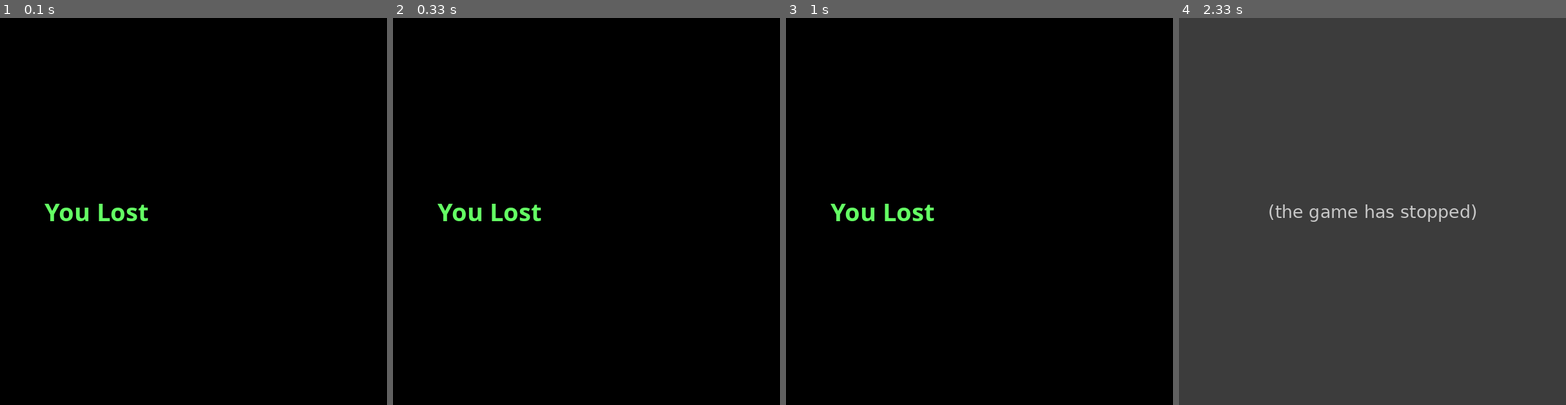
Above: before the commit, frames 1-4 (left to right).
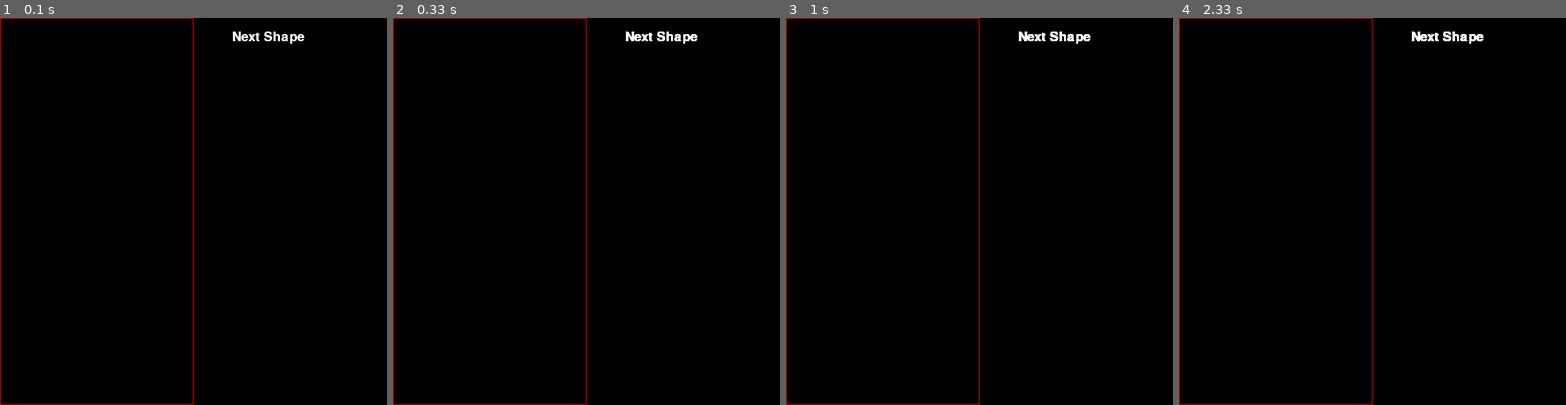
Above: after the commit, the same moments.

Repository: eazow/knowledge-hierarchy
Game: pygame game, started from python/games/tetris/tetris.py
Two runs of this game, one before a commit and one after it. Both use one fixed random seed, a clock stepped at 60 frames per second and the inputs below.
Inputs:
- Up to frame 1 (0.1 s): no input
- Up to frame 2 (0.33 s): no input
- Up to frame 3 (1 s): tap Space at 0.33 s; hold Right from 0.67 s (still down)
- Up to frame 4 (2.33 s): release Right at 1.13 s; hold Up 1.17-1.63 s; hold Left from 2.17 s (still down)

The runs differ from the first frame. In frame 1, 1.3% of the frame differs, in the area x 0-79%, y 0-100%; in frame 2, 1.3%; in frame 3, 1.3%; in frame 4, 100%, in the area x 0-100%, y 0-100%.
Before the commit the program exited at 2 s; later frames show no game.

Commit message:
Update tetris

Diff:
--- a/python/games/tetris/conf.py
+++ b/python/games/tetris/conf.py
@@ -35,3 +35,4 @@
     ASH = (100, 100, 100)
     CHARCOAL = (40, 40, 40)
     JET = (43, 43, 43)
+    BLACK = (0, 0, 0)
--- a/python/games/tetris/drawer.py
+++ b/python/games/tetris/drawer.py
@@ -9,19 +9,18 @@
     def draw_window(self, grid):
         for i in range(len(grid)):
             for j in range(len(grid[i])):
+                print(grid[i][j])
                 pygame.draw.rect(
                     self.window,
-                    grid[i][j],
+                    grid[i][j].value,
                     (j * 30, i * 30, 30, 30),
                     0,
                 )
 
-        self.draw_grid(20, 10)
+        self.draw_grid()
 
     def draw_text(self, text, size, color, x, y):
         font = pygame.font.SysFont("comicsansms", size, bold=True)
-        # font = pygame.font.SysFont("arial", 16)
-        print(pygame.font.get_fonts())
 
         label = font.render(text, True, (100, 255, 100))
 
@@ -31,23 +30,22 @@
         )
         self.window.blit(label, pos)
 
-    def draw_next_block(self, shape, surface):
+    def draw_next_block(self, block):
         font = pygame.font.SysFont("comicsans", 30)
         label = font.render("Next Shape", True, (255, 255, 255))
 
         sx = grid_width + 50
         sy = 50
-        format = shape.shapes[shape.rotation % len(shape.shapes)]
 
-        for i, line in enumerate(format):
+        for i, line in enumerate(block.coordinates):
             row = list(line)
             for j, column in enumerate(row):
                 if column == "0":
                     pygame.draw.rect(
-                        surface, shape.color, (sx + j * 30, sy + i * 30, 30, 30), 0
+                        self.window, block.color.value, (sx + j * 30, sy + i * 30, 30, 30), 0
                     )
 
-        surface.blit(label, (sx + 10, sy - 30))
+        self.window.blit(label, (sx + 10, sy - 30))
 
     def draw_grid(self):
         pygame.draw.rect(self.window, (255, 0, 0), (0, 0, grid_width, grid_height), 1)
--- a/python/games/tetris/grid.py
+++ b/python/games/tetris/grid.py
@@ -1,10 +1,10 @@
 from tetromino import Block
-from conf import cols, rows
+from conf import cols, rows, Color
 
 
 class Grid:
     def __init__(self):
-        self.colors_by_row_col = [[(0, 0, 0) for y in range(cols)] for x in range(rows)]
+        self.colors_by_row_col = [[Color.BLACK for y in range(cols)] for x in range(rows)]
 
         self.fall_time = 0
         self.locked_positions = {}
@@ -16,41 +16,39 @@
     def update_colors(self):
         for i in range(len(self.colors_by_row_col)):
             for j in range(len(self.colors_by_row_col[i])):
-                self.colors_by_row_col[i][j] = self.locked_positions.get((j, i), self.colors_by_row_col[i][j])
+                self.colors_by_row_col[i][j] = self.locked_positions.get(
+                    (j, i), self.colors_by_row_col[i][j]
+                )
 
     def is_game_over(self):
-        for x, y in self.locked_positions:
-            if y < 1:
+        print(self.locked_positions)
+        for col, row in self.locked_positions:
+            if row < 1:
                 return True
         return False
 
-    def check_rows(self, shape_pos):
+    def check_rows(self):
         if self.is_changing:
-
-            self.is_changing = False
 
             # call four times to check for multiple clear rows
             if self.grid.clear_rows(self.locked_positions):
                 self.add_score()
 
+            self.is_changing = False
+
     def fall_block(self):
         self.current_block.fall()
-        if (
-            not (valid_space(self.current_block, self.grid))
-            and self.current_block.row > 0
-        ):
+        if not self.valid_space() and self.current_block.row > 0:
             self.current_block.row -= 1
             self.is_changing = True
 
-            for pos in self.current_block.coordinates():
-                p = (pos[0], pos[1])
-                self.locked_positions[p] = self.current_block.color
+            for col, row in self.current_block.coordinates:
+                self.locked_positions[(col, row)] = self.current_block.color
 
-    def update(self):
         coordinates = self.current_block.coordinates
-        for x, y in coordinates:
-            if y > -1:
-                self.colors_by_row_col[y][x] = self.current_block.color
+        for col, row in coordinates:
+            if row > -1:
+                self.colors_by_row_col[row][col] = self.current_block.color
 
     def clear_rows(self, locked):
         # need to see if row is clear the shift every other row above down one
@@ -75,17 +73,19 @@
                     newKey = (x, y + inc)
                     locked[newKey] = locked.pop(key)
 
+    def valid_space(self):
+        accepted_positions = [
+            [
+                (col, row)
+                for col in range(cols)
+                if (col, row) not in self.locked_positions
+            ]
+            for row in range(rows)
+        ]
+        accepted_positions = [j for sub in accepted_positions for j in sub]
 
-def valid_space(shape, grid):
-    accepted_positions = [
-        [(j, i) for j in range(10) if grid[i][j] == (0, 0, 0)] for i in range(20)
-    ]
-    accepted_positions = [j for sub in accepted_positions for j in sub]
-    formatted = shape.coordinates()
-
-    for pos in formatted:
-        if pos not in accepted_positions:
-            if pos[1] > -1:
+        for pos in self.current_block.coordinates:
+            if pos not in accepted_positions and pos[1] > -1:
                 return False
 
-    return True
+        return True
--- a/python/games/tetris/handler.py
+++ b/python/games/tetris/handler.py
@@ -2,50 +2,44 @@
 
 import pygame
 
-from python.games.tetris.grid import valid_space
+
+def handle_key_down(grid):
+    grid.current_block.row += 1
+    if not grid.valid_space():
+        grid.current_block.row -= 1
 
 
-def handle_key_down(current_block, grid):
-    current_block.row += 1
-    if not valid_space(current_block, grid):
-        current_block.row -= 1
+def handle_key_space(grid):
+    while grid.valid_space():
+        grid.current_block.row += 1
+    # grid.current_block.row -= 1
 
 
-def handle_key_space(current_block, grid):
-    while valid_space(current_block, grid):
-        current_block.row += 1
-    current_block.row -= 1
+def handle_key_up(grid):  # rotate shape
+    grid.current_block.rotation = (grid.current_block.rotation + 1) % len(grid.current_block.shapes)
+    if not grid.valid_space():
+        grid.current_block.rotation = grid.current_block.rotation - 1 % len(grid.current_block.shapes)
 
 
-def handle_key_up(current_block, grid):  # rotate shape
-    current_block.rotation = current_block.rotation + 1 % len(
-        current_block.shapes
-    )
-    if not valid_space(current_block, grid):
-        current_block.rotation = current_block.rotation - 1 % len(
-            current_block.shapes
-        )
+def handle_key_right(grid):
+    grid.current_block.col += 1
+    if not grid.valid_space():
+        grid.current_block.col -= 1
 
 
-def handle_key_right(current_block, grid):
-    current_block.col += 1
-    if not valid_space(current_block, grid):
-        current_block.col -= 1
+def handle_key_left(grid):
+    grid.current_block.col -= 1
+    if not grid.valid_space():
+        grid.current_block.col += 1
 
 
-def handle_key_left(current_block, grid):
-    current_block.col -= 1
-    if not valid_space(current_block, grid):
-        current_block.col += 1
-
-
-def handle_event(event, grid, block):
+def handle_event(event, grid):
     if event.type == pygame.QUIT:
         pygame.display.quit()
         quit()
         sys.exit(0)
     if event.type == pygame.KEYDOWN:
-        handler_registry.get(event.key)(block, grid)
+        handler_registry.get(event.key)(grid)
 
 
 handler_registry = {
@@ -53,5 +47,5 @@
     pygame.K_RIGHT: handle_key_right,
     pygame.K_UP: handle_key_up,
     pygame.K_DOWN: handle_key_down,
-    pygame.K_SPACE: handle_key_space
+    pygame.K_SPACE: handle_key_space,
 }
--- a/python/games/tetris/mixins.py
+++ b/python/games/tetris/mixins.py
@@ -3,17 +3,15 @@
 
 
 class ScoreRecorder:
-    def __init__(self):
-        self.score = 0
+    score = 0
 
     def add_score(self):
         self.score += 10
 
 
-class ClockMixin:
-    def __init__(self):
-        self.clock = pygame.time.Clock()
-        self.time_passed = 0
+class ClockMixin(object):
+    clock = pygame.time.Clock()
+    time_passed = 0
 
     def can_fall(self):
         self.clock.tick(30)
@@ -25,7 +23,7 @@
         return False
 
 
-class PygameMixin:
+class PygameMixin(object):
     def __init__(self):
         pygame.init()
         pygame.font.init()
--- a/python/games/tetris/tetris.py
+++ b/python/games/tetris/tetris.py
@@ -10,24 +10,25 @@
 class Game(PygameMixin, ClockMixin, ScoreRecorder):
     def __init__(self):
         super(Game, self).__init__()
+        ClockMixin.__init__(self)
+        ScoreRecorder.__init__(self)
 
         self.grid = Grid()
 
         self.drawer = Drawer()
 
     def start(self):
-        while self.grid.is_game_over():
+        while not self.grid.is_game_over():
             self.grid.update_colors()
 
             if self.can_fall():
                 self.grid.fall_block()
 
-            [handle_event(event, self.grid, self.grid.current_block) for event in pygame.event.get()]
+            [handle_event(event, self.grid) for event in pygame.event.get()]
 
-            self.grid.update()
             self.grid.check_rows()
 
-            self.drawer.draw_window(self.grid)
+            self.drawer.draw_window(self.grid.colors_by_row_col)
             self.drawer.draw_next_block(self.grid.next_block)
             pygame.display.update()
 
--- a/python/games/tetris/tetromino.py
+++ b/python/games/tetris/tetromino.py
@@ -60,7 +60,7 @@
     @property
     def coordinates(self):
         positions = []
-        shape = self.shapes[self.rotation % len(self.shapes)]
+        shape = self.shapes[self.rotation]
 
         for i, line in enumerate(shape):
             row = list(line)
